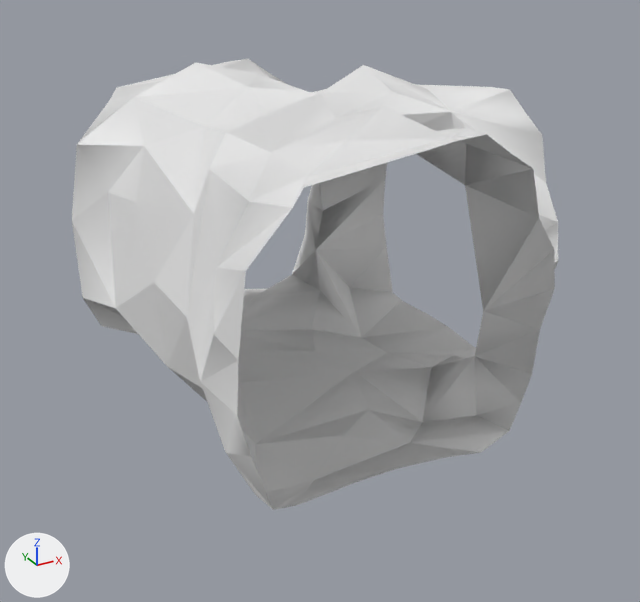
The glTF model Rogue-Robots/Assets/Models/ModularBlocks/TunnelT2_Col.gltf, before and after one commit.
Rendered twice from a camera (50 mm lens) standing at (-4.06, -8.54, 6.0) and looking at (0.44, -0.36, 1.91). Every picture has the same lights, and +X, +Y and +Z are marked at lower left. Vertices at the same position are counted once.

Names of what the first picture shows: 'TunnelT2_Col'.
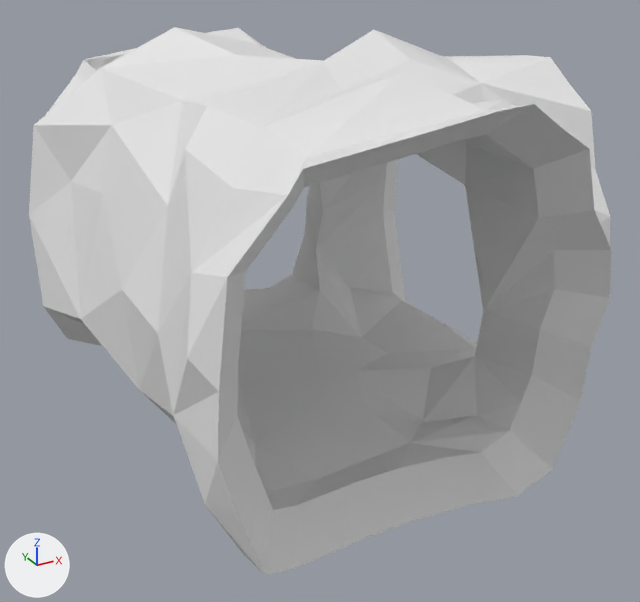
The change, as a diff of the scene's bpy script:
```diff
--- a/Rogue-Robots/Assets/Models/ModularBlocks/TunnelT2_Col.gltf.py
+++ b/Rogue-Robots/Assets/Models/ModularBlocks/TunnelT2_Col.gltf.py
@@ me_scene_062 @@
 # used by ob_tunnelt2_col; location = (0.0, 0.0, 0.0)
-me_scene_062.from_pydata(...)  # 143 vertices, 219 faces; spans x -1.79..2.5, y -2.5..2.5, z 0.73..4.41
+me_scene_062.from_pydata(...)  # 286 vertices, 1716 faces; spans x -2.21..2.91, y -2.95..3.01, z 0.39..4.78
+# me_scene_062 part 1: 143 vertices added at x -2.21..2.91, y -2.95..3.01, z 0.39..4.78
+# me_scene_062 part 2: the surface is now shaded flat
```

Boxes (x1, y1, x2, y2) around the edits, measured in the pictures (640 x 602 px):
'TunnelT2_Col', reshaped (20% wider, 21% taller): before (72, 59, 558, 510); after (29, 27, 611, 575)
part 1 of me_scene_062, added: after (29, 27, 611, 575)
